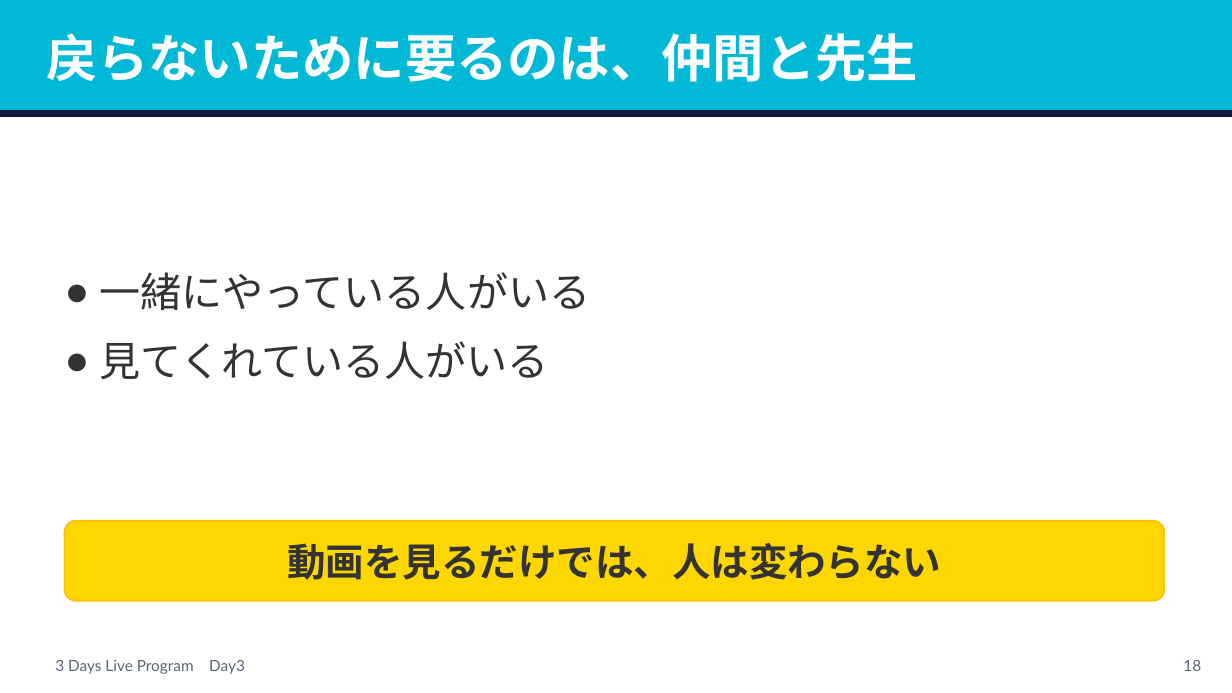
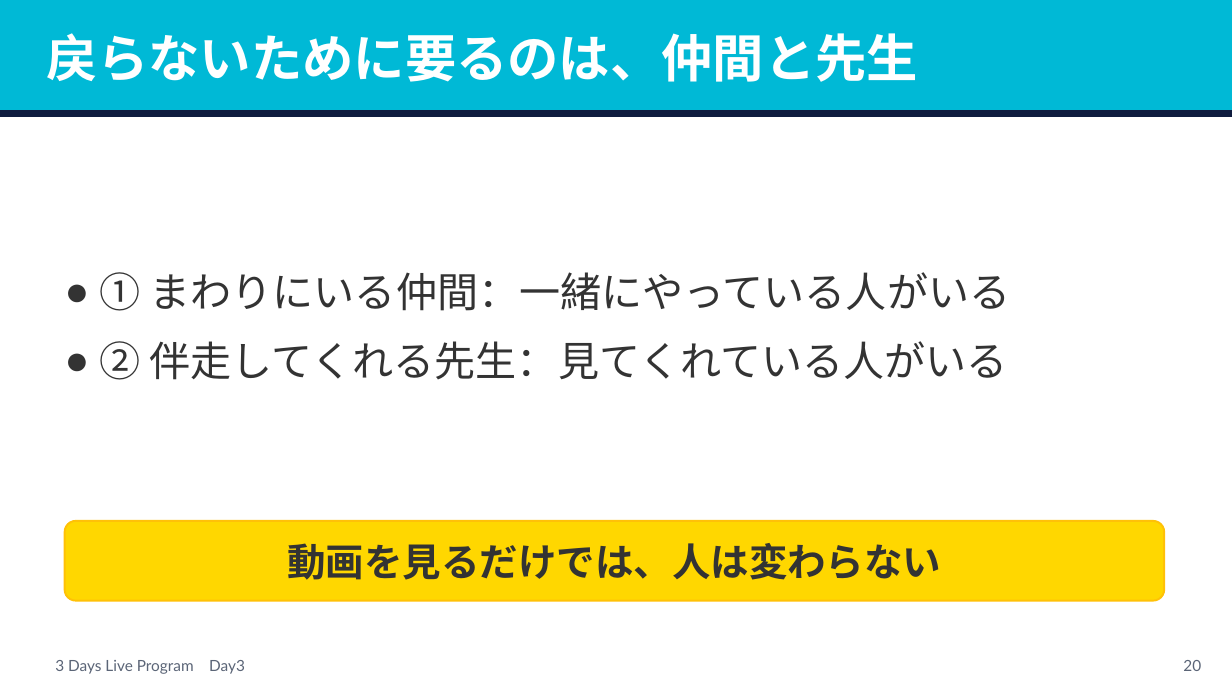
Before and after one commit to tanakayuc/static-pages, a slide deck: slide 20 of pigmarion-homeinter-3days-live/day3/v2/homeinter-day3-v2.pptx (slide 18 before the commit). Drawn at 1232x693 pixels with LibreOffice and Linux fonts; fonts in the diff are those of the drawing. Boxes give left, top, right and bottom in pixels: in the first picture for what was removed or moved away, otherwise in the second. Text is boxed around its words. In the diff, an @@ line names an element or a change of style, - is before the commit and + after.

Commit message:
pigmarion-homeinter-3days-live: Day3に、一言が変わる理由（8つの魔法の言葉ワーク）と、伴走してくれる先生の枚を足した（田中さんの指示）

```diff
--- a/pigmarion-homeinter-3days-live/day3/v2/homeinter-day3-v2.pptx
+++ b/pigmarion-homeinter-3days-live/day3/v2/homeinter-day3-v2.pptx
@@ text at bbox=[99, 272, 1011, 380]: text changed @@
-● 一緒にやっている人がいる
-● 見てくれている人がいる
+● ① まわりにいる仲間：一緒にやっている人がいる
+● ② 伴走してくれる先生：見てくれている人がいる
@@ page number at bbox=[1183, 660, 1201, 671]: text changed @@
-18
+20
```
Also in this commit, not shown: 1 other slide changed, 3 slides added, 40 other files.
